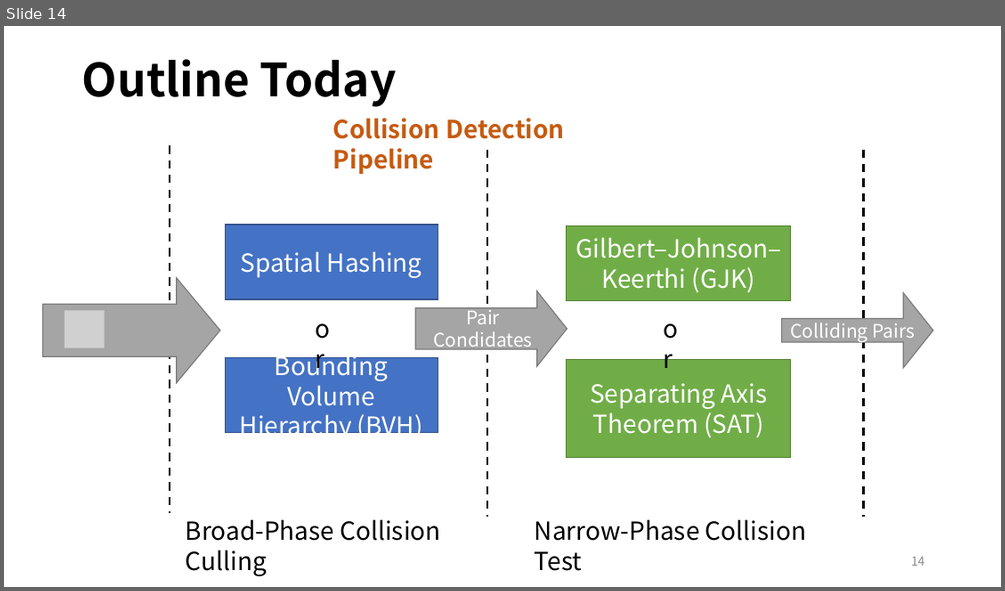
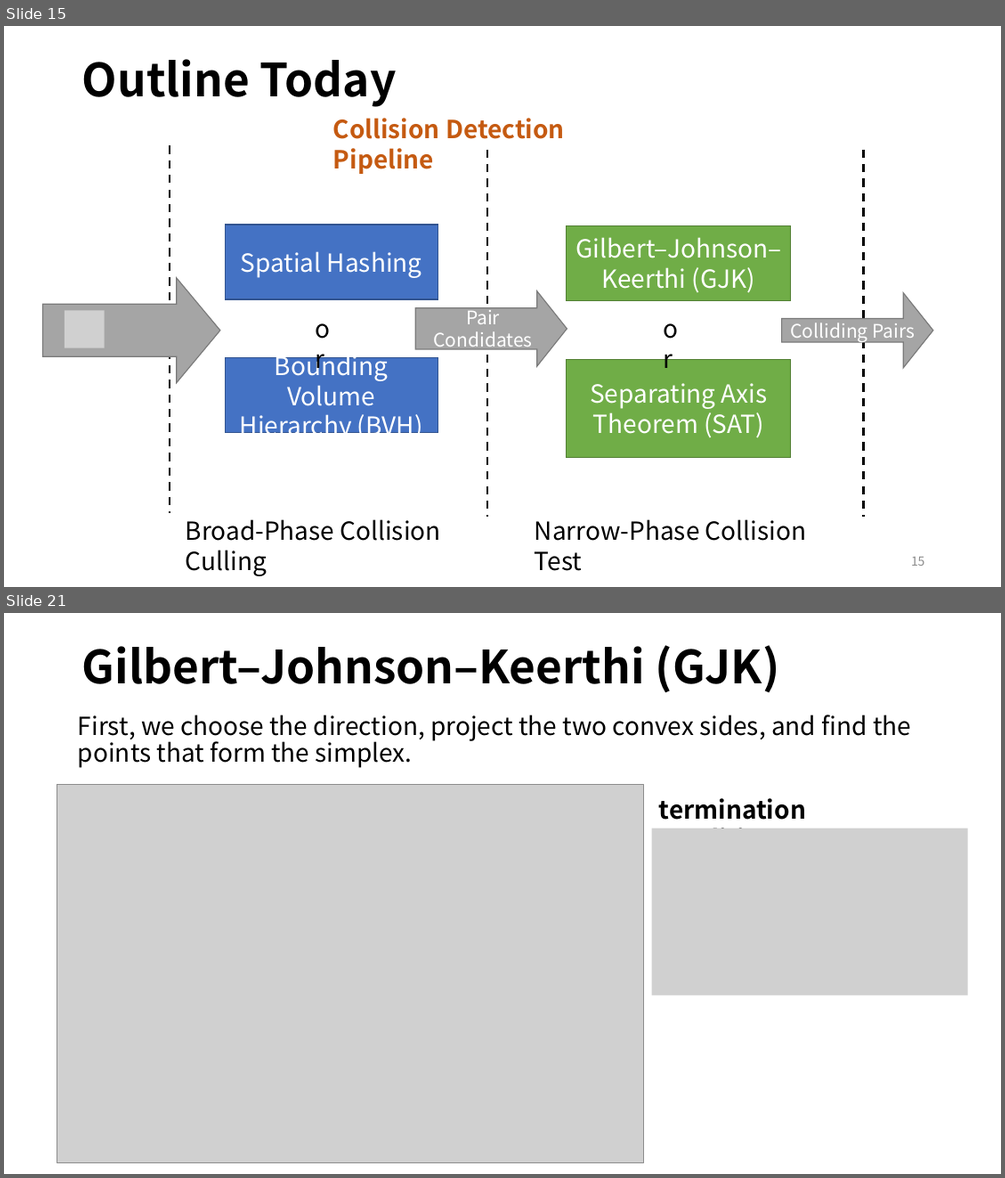
Before and after one commit to LILKOTYO/Lab-Presentation, a slide deck: 20230327_Collision_Detection/Collision_Detection.pptx. Shown one above the other, each under a label of ours: slide 14 before the commit, slides 15 and 21 after it; the slides between them are not shown. The pictures are 1005x591 and 1005x1178 pixels, drawn with LibreOffice and Linux fonts; fonts in the diff are those of the drawing; grey boxes stand for pictures. Boxes give left, top, right and bottom in pixels: in the first picture for what was removed or moved away, otherwise in the second. Text is boxed around its words. In the diff, an @@ line names an element or a change of style, - is before the commit and + after.

```diff
--- a/20230327_Collision_Detection/Collision_Detection.pptx
+++ b/20230327_Collision_Detection/Collision_Detection.pptx
@@ slide 21 added at (x1=4, y1=613, x2=1001, y2=1174), background #FFFFFF @@
@@ title added at (x1=82, y1=645, x2=780, y2=693), 44 pt, text #000000, bold @@
+Gilbert–Johnson–Keerthi (GJK)
@@ text added at (x1=78, y1=714, x2=911, y2=768), 24 pt, text #000000 @@
+First, we choose the direction, project the two convex sides, and find the points that form the simplex.
@@ picture added at (x1=57, y1=784, x2=643, y2=1163) @@
@@ text added at (x1=659, y1=798, x2=806, y2=828), 24 pt, text #000000, bold @@
+termination condition
@@ picture added at (x1=652, y1=828, x2=967, y2=996) @@
@@ what was slide 14 is now slide 15 @@
@@ page number at (x1=911, y1=556, x2=925, y2=565): text changed @@
-14
+15
```
Also in this commit, not shown: 3 slides changed, 7 other slides added.
